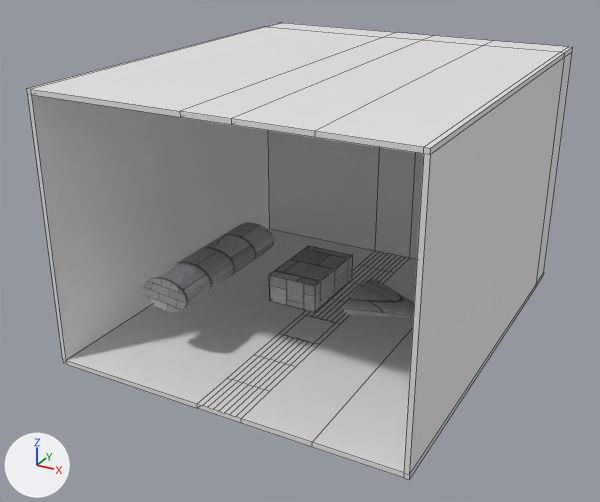
Two versions of the FBX model twentysixteen/data/models/testcollision.fbx, one commit apart.
Rendered twice from a camera (50 mm lens) standing at (7.7, -19.98, 8.0) and looking at (-0.38, -5.3, 0.66). Every picture has the same lights, and +X, +Y and +Z are marked at lower left. Mesh edges are drawn as thin lines on the coarser meshes. Where no turn or scale is listed for an object, it has been applied to the vertices.
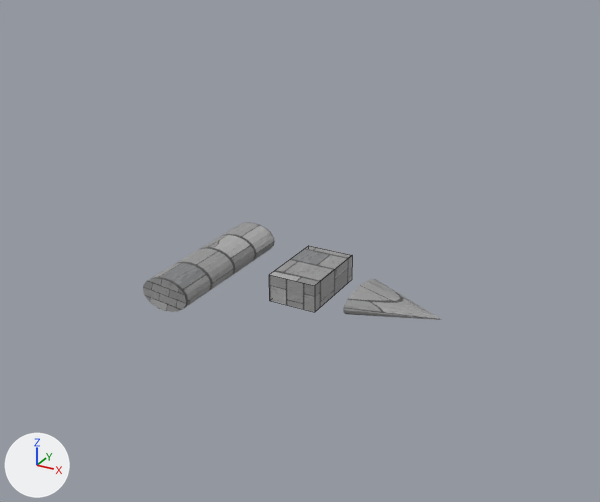
The change, as a diff of the scene's bpy script:
```diff
--- a/twentysixteen/data/models/testcollision.fbx.py
+++ b/twentysixteen/data/models/testcollision.fbx.py
@@ ob_mesh @@
-ob_mesh = bpy.data.objects.new('Mesh', me_mesh)
-ob_mesh.location = (0.77, 0.0, 1.48)
```

Changed parts and their boxes [x1, y1, x2, y2] in the pictures (600 x 502 px):
'Mesh', deleted
    before: [27, 23, 573, 479]
